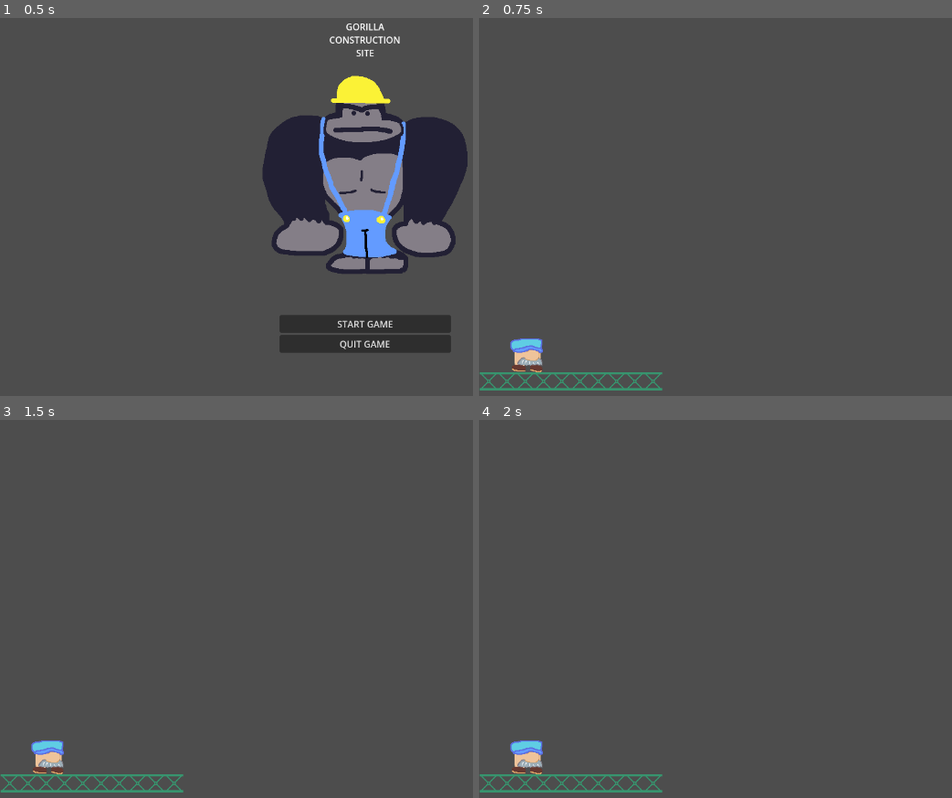
Above: before the commit, frames 1-4 (two rows, left to right).
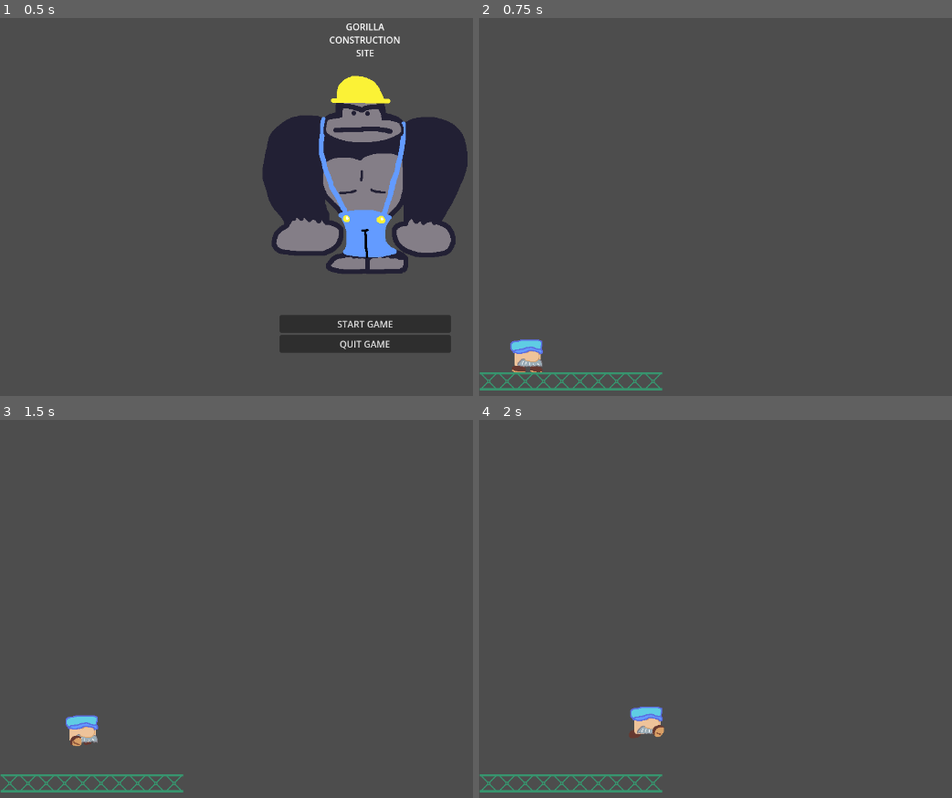
Above: after the commit, the same moments.

Repository: OhRidgeInAll/GorillaConstructionSite
Game: Godot game, scene res://scenes/menu.tscn
Two runs of this game, one before a commit and one after it. Both use one fixed random seed, a clock stepped at 60 frames per second and the inputs below.
Inputs:
- Up to frame 1 (0.5 s): no input
- Up to frame 2 (0.75 s): click "START GAME" at 0.5 s
- Up to frame 3 (1.5 s): tap Enter at 1.25 s; hold D (right) from 1.28 s (still down); tap Space (jump) at 1.35 s
- Up to frame 4 (2 s): keep holding D (right); tap Space (jump) at 1.52, 1.82 s

Frame 1 is identical in both runs. In frame 2, 0.2% of the frame differs, in the area x 6-14%, y 84-94%; in frame 3, 1.0%; in frame 4, 1.0%, in the area x 6-40%, y 75-94%.

Commit message:
Player movement
Character can walk and jump

Diff:
--- /dev/null
+++ b/scenes/player.gd
@@ -0,0 +1,40 @@
+extends CharacterBody2D
+
+const SPEED = 300.0
+const JUMP_VELOCITY = -400.0 # negative values are up
+
+@onready var animated_sprite_2d = $AnimatedSprite2D
+@onready var collision_shape_2d = $CollisionShape2D
+
+var gravity = ProjectSettings.get_setting("physics/2d/default_gravity")
+
+func _physics_process(delta):
+
+	#Grounded animation switch
+	if is_on_floor():
+		if not velocity == Vector2(0, 0):
+			animated_sprite_2d.play("walk")
+		else:
+			animated_sprite_2d.play("idle")
+
+	#Jumpin animation switch
+	if not is_on_floor():
+		animated_sprite_2d.play("Jump")
+		velocity.y += gravity * delta
+
+	if Input.is_action_just_pressed("jump") and is_on_floor():
+		velocity.y = JUMP_VELOCITY
+
+	#Lateral movement and direction select
+	var direction = Input.get_axis("left", "right")
+	if direction:
+		if direction == -1.0:
+			animated_sprite_2d.flip_h = true
+		if direction == 1.0:
+			animated_sprite_2d.flip_h = false
+		velocity.x = direction * SPEED
+
+	else:
+		velocity.x = move_toward(velocity.x, 0, SPEED)
+
+	move_and_slide()
--- a/scenes/player.tscn
+++ b/scenes/player.tscn
@@ -1,6 +1,7 @@
-[gd_scene load_steps=10 format=3 uid="uid://20h7fkd630qy"]
+[gd_scene load_steps=11 format=3 uid="uid://20h7fkd630qy"]
 
 [ext_resource type="Texture2D" uid="uid://bm8yi0ndr6jle" path="res://Assets/Constructo.png" id="1_3vyb7"]
+[ext_resource type="Script" uid="uid://3jdb0bjgxw0s" path="res://scenes/player.gd" id="1_g2els"]
 
 [sub_resource type="AtlasTexture" id="AtlasTexture_onrkg"]
 atlas = ExtResource("1_3vyb7")
@@ -75,12 +76,13 @@
 size = Vector2(47, 55)
 
 [node name="Node2D" type="CharacterBody2D"]
+script = ExtResource("1_g2els")
 
 [node name="AnimatedSprite2D" type="AnimatedSprite2D" parent="."]
 texture_filter = 1
 sprite_frames = SubResource("SpriteFrames_dw050")
-animation = &"walk"
-frame_progress = 0.996474
+animation = &"idle"
+frame_progress = 0.399958
 
 [node name="CollisionShape2D" type="CollisionShape2D" parent="."]
 position = Vector2(1.5, 2.5)
Not shown, added: scenes/player.gd.uid
